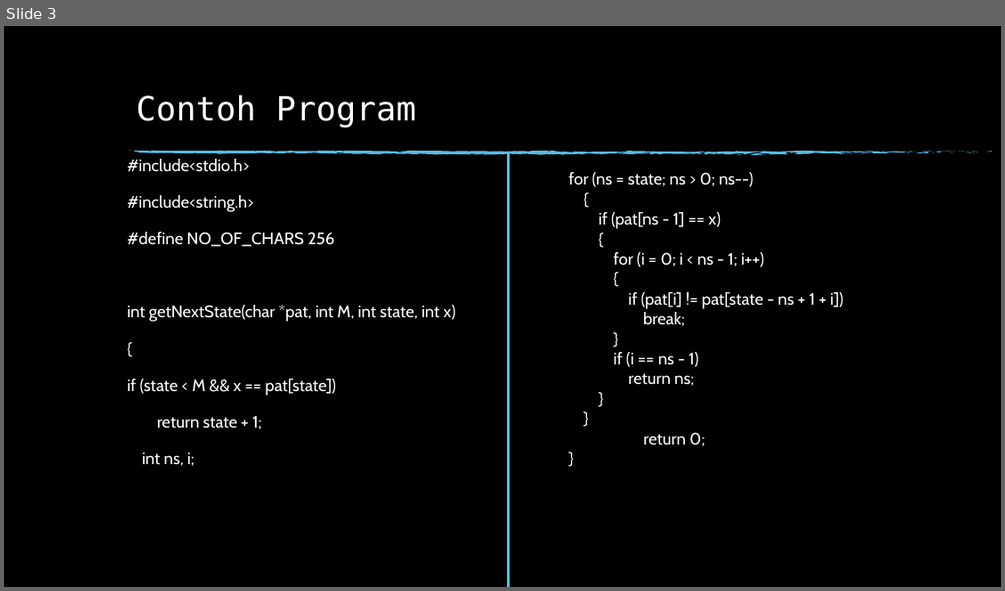
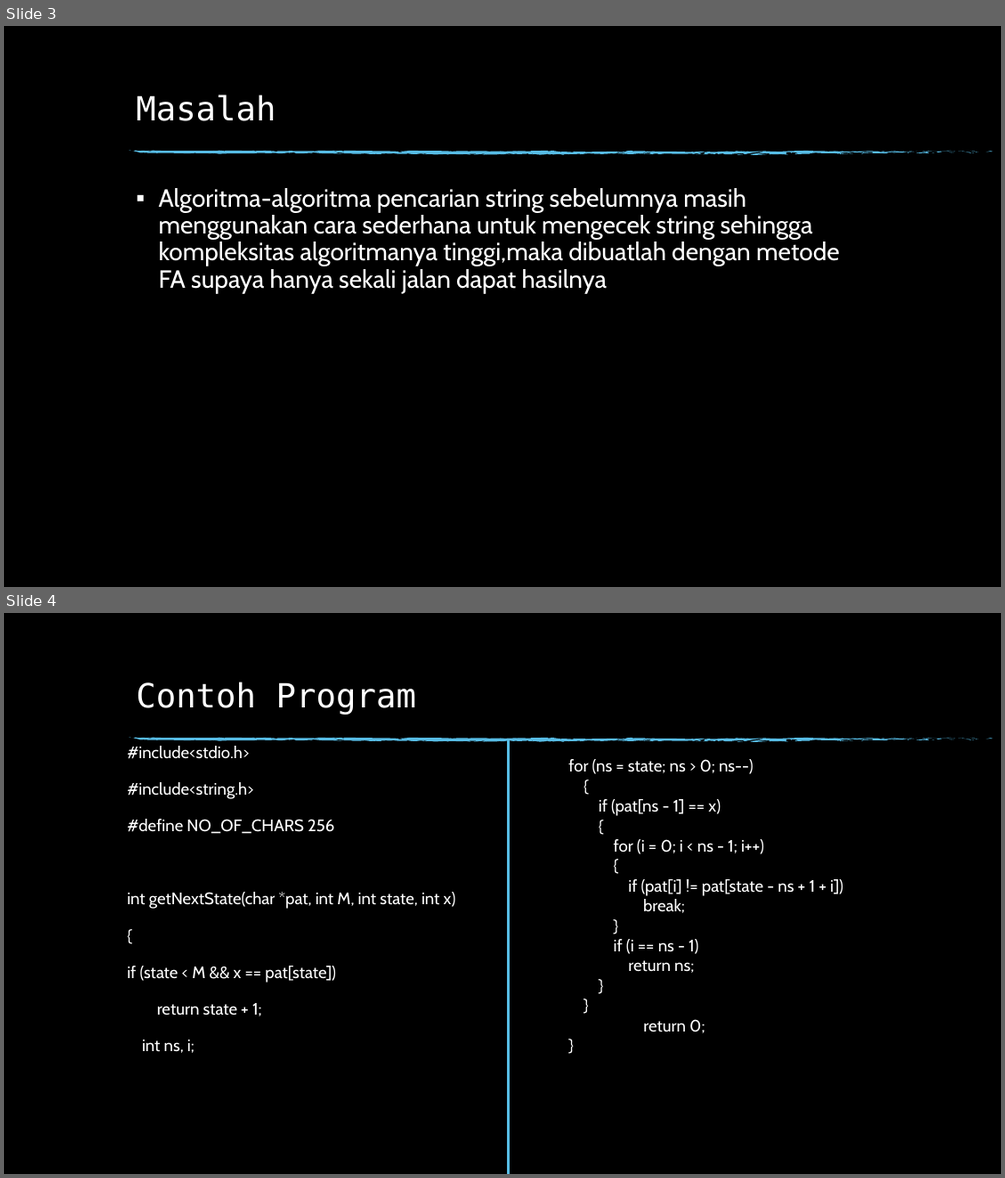
Before and after one commit to novalb12/TugasAnalgo, a slide deck: UTS/140810170058_UTS.pptx. Shown one above the other, each under a label of ours: slide 3 before the commit, slides 3 and 4 after it. The pictures are 1005x591 and 1005x1178 pixels, drawn with LibreOffice and Linux fonts; fonts in the diff are those of the drawing; background and template pictures are left out. Boxes give left, top, right and bottom in pixels: in the first picture for what was removed or moved away, otherwise in the second. Text is boxed around its words. In the diff, an @@ line names an element or a change of style, - is before the commit and + after.

```diff
--- a/UTS/140810170058_UTS.pptx
+++ b/UTS/140810170058_UTS.pptx
@@ slide 3 added at [4, 26, 1001, 587], background picture (left out); not listed: 74 template elements that a slide beside it also shows @@
@@ title added at [136, 95, 275, 121], 32 pt, text #FFFFFF @@
+Masalah
@@ text added at [159, 188, 839, 293], 24 pt, text #FFFFFF @@
+▪ Algoritma-algoritma pencarian string sebelumnya masih menggunakan cara sederhana untuk mengecek string sehingga kompleksitas algoritmanya tinggi,maka dibuatlah dengan metode FA supaya hanya sekali jalan dapat hasilnya
@@ what was slide 3 is now slide 4 @@
```
Also in this commit, not shown: 1 slide changed.
